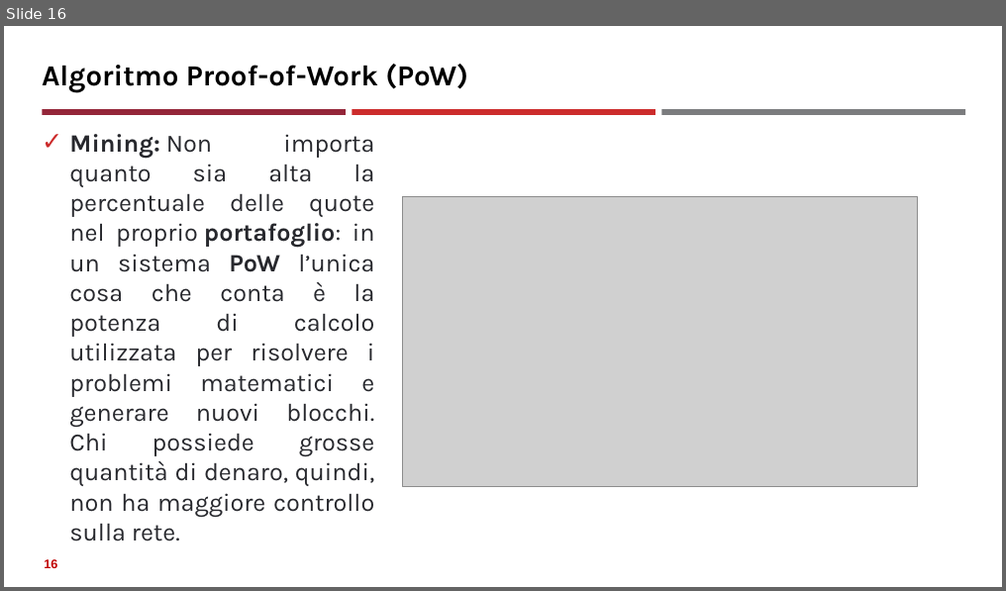
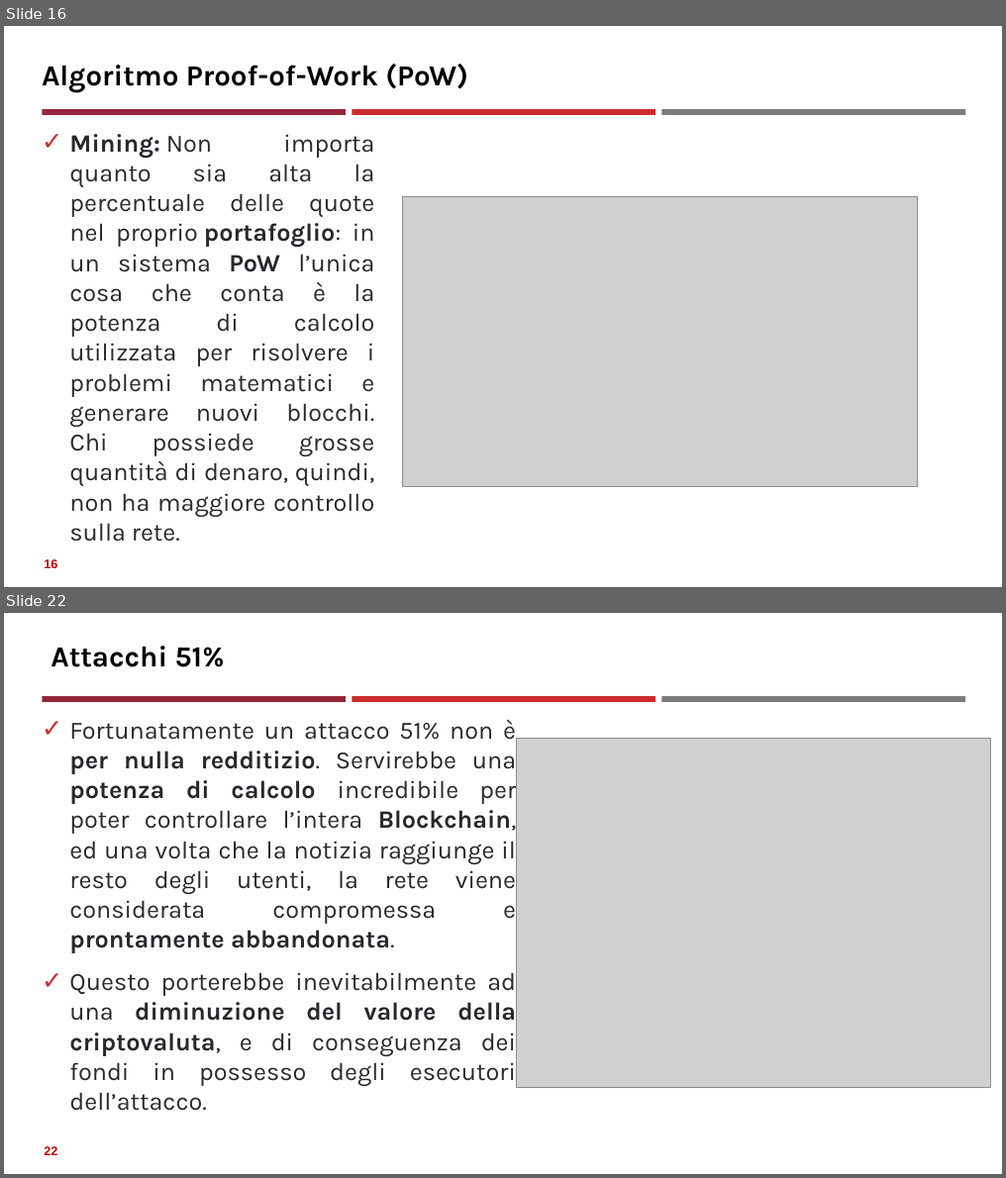
Before and after one commit to neural1977/data_science_interview_material, a slide deck: Assicurazioni/Algoritmi di consenso distribuito_ita.pptx. Shown one above the other, each under a label of ours: slide 16 before the commit, slides 16 and 22 after it; the slides between them are not shown. The pictures are 1006x591 and 1006x1178 pixels, drawn with LibreOffice and Linux fonts; fonts in the diff are those of the drawing; grey boxes stand for pictures. Boxes give left, top, right and bottom in pixels: in the first picture for what was removed or moved away, otherwise in the second. Text is boxed around its words. In the diff, an @@ line names an element or a change of style, - is before the commit and + after.

```diff
--- a/Assicurazioni/Algoritmi di consenso distribuito_ita.pptx
+++ b/Assicurazioni/Algoritmi di consenso distribuito_ita.pptx
@@ slide 22 added at <box>4,613,1002,1174</box>, background #FFFFFF; not listed: 3 template elements that a slide beside it also shows @@
@@ title added at <box>51,646,225,667</box>, 28 pt, text #000000, bold @@
+Attacchi 51%
@@ text added at <box>69,720,517,1111</box>, 24 pt, text #27282D @@
+✓ Fortunatamente un attacco 51% non è per nulla redditizio. Servirebbe una potenza di calcolo incredibile per poter controllare l’intera Blockchain, ed una volta che la notizia raggiunge il resto degli utenti, la rete viene considerata compromessa e prontamente abbandonata.
+✓ Questo porterebbe inevitabilmente ad una diminuzione del valore della criptovaluta, e di conseguenza dei fondi in possesso degli esecutori dell’attacco.
@@ picture added at <box>516,739,991,1087</box> @@
@@ page number added at <box>44,1147,57,1156</box>, 12 pt, text #C00000, bold @@
+22
```
Also in this commit, not shown: 14 slides changed, 4 other slides added, 1 slide removed, 26 other files.
